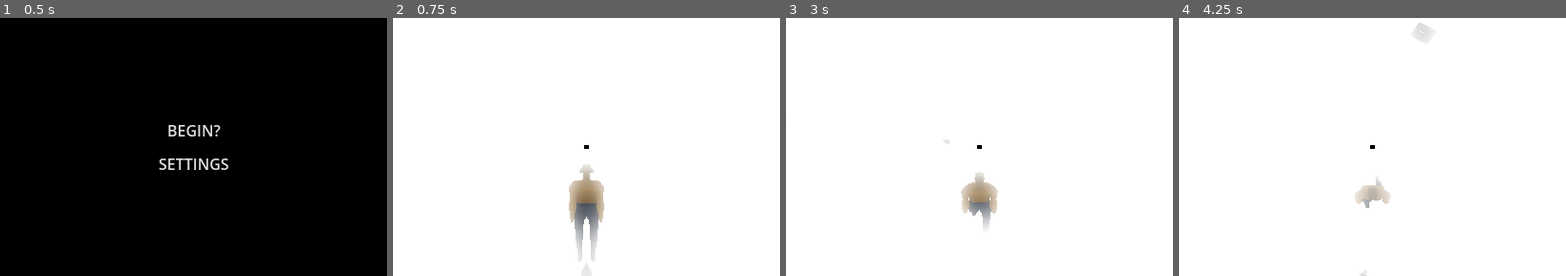
Above: before the commit, frames 1-4 (left to right).
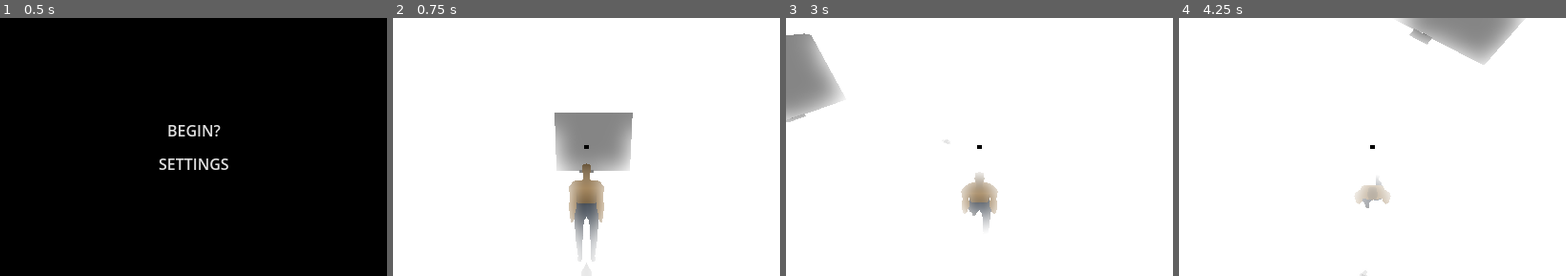
Above: after the commit, the same moments.

Repository: sanadjardaneh11-dotcom/TSR_game
Game: Godot game, scene res://Scenes/UI/Starting screen.tscn
Same seed, same stepped clock (60 frames per second), same inputs: the game is played once before the commit and once after it.
Inputs (mouse positions are in pixels of both pictures, inside the frame that each line leads up to):
- Up to frame 1 (0.5 s): no input
- Up to frame 2 (0.75 s): click "BEGIN?" at 0.5 s
- Up to frame 3 (3 s): tap Enter (ui_accept) at 1.25, 1.52, 2.27 s; move the mouse to (998, 147) at 1.27 s; hold Up (ui_up) from 1.28 s (still down); move the mouse to (960, 147) at 2.02 s; move the mouse to (987, 141) at 2.77 s
- Up to frame 4 (4.25 s): keep holding Up (ui_up); move the mouse to (1368, 152) at 3.52 s; tap Enter (ui_accept) at 3.77 s

Frame 1 is identical in both runs. In frame 2, 4.6% of the frame differs, in the area x 41-62%, y 36-66%; in frame 3, 3.4%; in frame 4, 3.3%.

Commit message:
building a shelf for the main scene

Diff:
--- a/Scenes/levels/Main.tscn
+++ b/Scenes/levels/Main.tscn
@@ -3,6 +3,7 @@
 [ext_resource type="Script" uid="uid://bmmokbgg3kajo" path="res://Scripts/main.gd" id="1_r150o"]
 [ext_resource type="PackedScene" uid="uid://duwxj653872ib" path="res://Scenes/Characters/player/player_character.tscn" id="2_3toqo"]
 [ext_resource type="PackedScene" uid="uid://dnhsgpnhqgy0n" path="res://Scenes/UI/book.tscn" id="3_itpvm"]
+[ext_resource type="PackedScene" uid="uid://bh47o6xa25qo" path="res://Scenes/UI/bookshelfbuilder.tscn" id="4_htofc"]
 
 [sub_resource type="WorldBoundaryShape3D" id="WorldBoundaryShape3D_bd11h"]
 
@@ -55,3 +56,9 @@
 [node name="book" parent="." unique_id=1056298652 instance=ExtResource("3_itpvm")]
 transform = Transform3D(1, 0, 0, 0, 1, 0, 0, 0, 1, 0, 0.1, -16)
 text = "Blarge spell"
+
+[node name="bookshelfbuilder" parent="." unique_id=187108291 instance=ExtResource("4_htofc")]
+data = {
+"cells": PackedInt32Array(65535, 65527, 1441792, 0, 65527, 1441792, 65534, 65527, 1441792, 1, 65527, 1441792, 2, 65527, 1441792, 65533, 65527, 1441795, 131070, 65527, 1441792, 131071, 65527, 1441792, 65537, 65527, 1441792, 65536, 65527, 1441792, 65538, 65527, 1441792, 131074, 65527, 1441792, 131073, 65527, 1441792, 131072, 65527, 1441792, 196607, 65527, 1441792, 196606, 65527, 1441792, 131069, 65527, 1441795, 196605, 65527, 1441795, 3, 65527, 1441794, 65539, 65527, 1441794, 131075, 65527, 1441794, 196610, 65527, 1441792, 196609, 65527, 1441792, 196608, 65527, 1441792, 262143, 65527, 1441792, 262142, 65527, 1441792, 327678, 65527, 1441796, 327679, 65527, 1441793, 262144, 65527, 1441793, 262145, 65527, 1441793, 262146, 65527, 1441797, 262141, 65527, 1441795, 196611, 65527, 1441794)
+}
+metadata/_editor_floor_ = Vector3(0, 0, -9)
